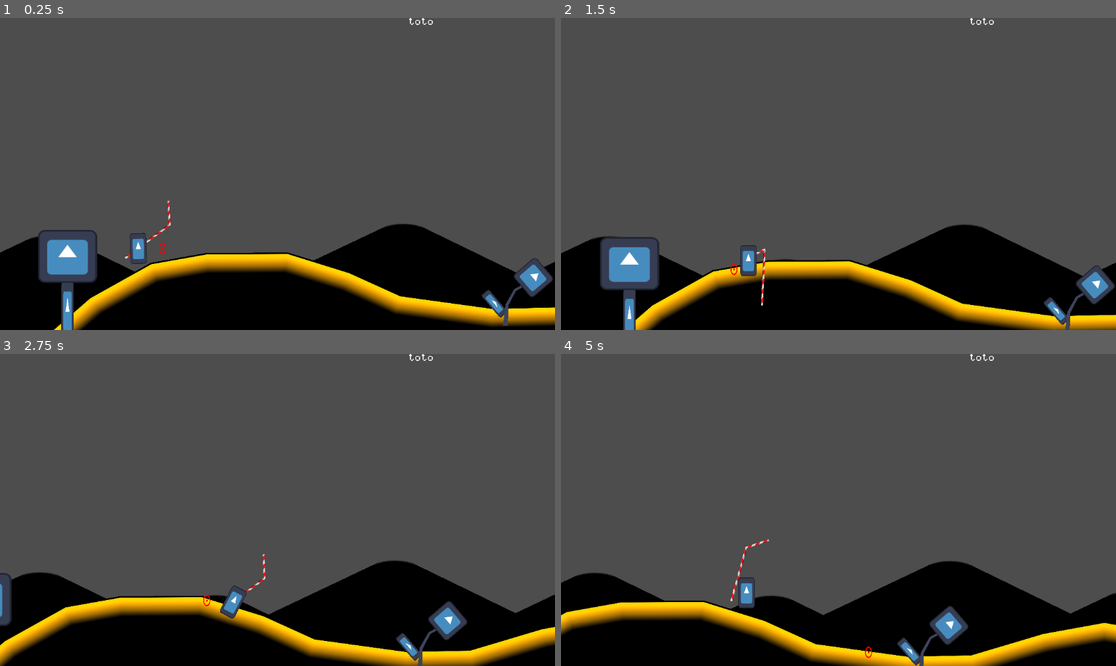
Above: before the commit, frames 1-4 (two rows, left to right).
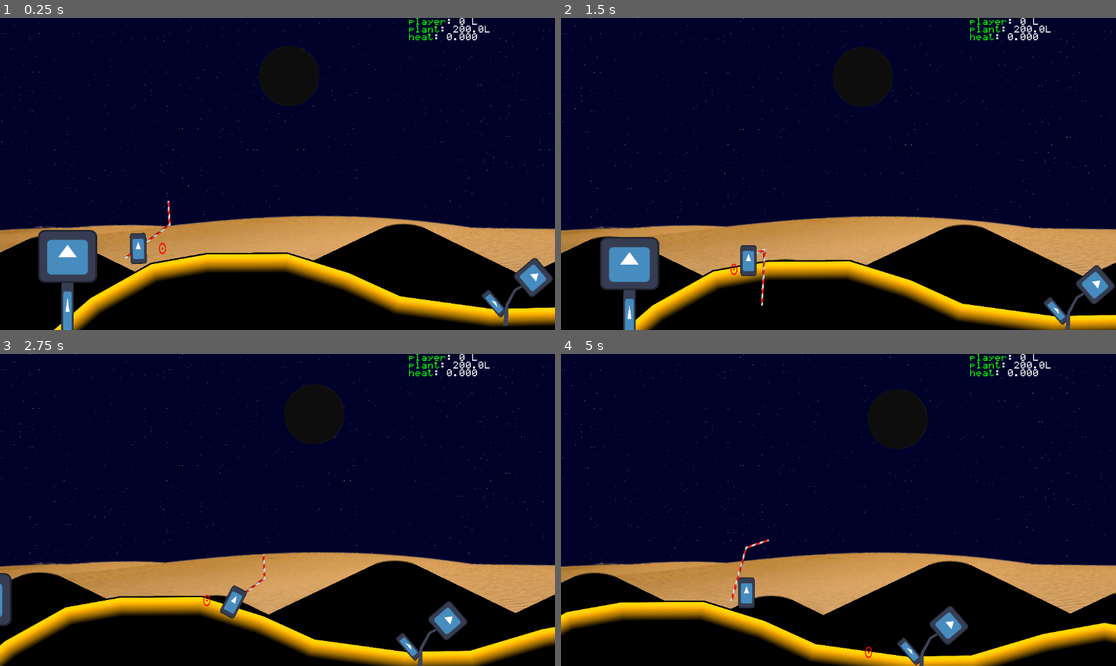
Above: after the commit, the same moments.

Repository: Eptwalabha/ld52
Game: Godot game, scene res://scene/game.tscn
Same seed, same stepped clock (60 frames per second), same inputs: the game is played once before the commit and once after it. The engine's default icon, where the game draws it, is replaced by a stand-in: a white triangle on a blue panel in a dark square.
Inputs:
- Up to frame 1 (0.25 s): no input
- Up to frame 2 (1.5 s): hold E (action) 0.53-1.28 s; hold Right (move_right) from 0.53 s (still down); tap Up (jump) at 0.77 s; tap Enter at 1.25 s; tap Space (attack) at 1.35 s
- Up to frame 3 (2.75 s): tap Up (jump) at 1.52 s; release Right (move_right) at 2.03 s; hold Left (move_left) from 2.03 s (still down); hold E (action) from 2.03 s (still down)
- Up to frame 4 (5 s): release Left (move_left) at 2.78 s; release E (action) at 2.78 s; hold Right (move_right) 2.78-4.28 s; tap Space (attack) at 2.85, 4.35 s; tap Up (jump) at 3.02, 3.77, 4.52 s; hold E (action) 3.53-4.28 s; hold Left (move_left) from 4.28 s (still down)

The runs differ from the first frame. In frame 1, 74% of the frame differs, in the area x 0-100%, y 0-82%; in frame 2, 75%; in frame 3, 75%; in frame 4, 76%, in the area x 0-100%, y 0-84%.
Error before the commit: Attempt to call function 'get_sun_intensity' in base 'null instance' on a null instance. (res://scene/game.gd:15)

Commit message:
moon shader

Diff:
--- a/scene/level/day_night.tscn
+++ b/scene/level/day_night.tscn
@@ -7,7 +7,6 @@
 [ext_resource type="Texture2D" uid="uid://db0gep3r0hry6" path="res://resource/shader/day_night_cycle.tres" id="3_jpmfv"]
 [ext_resource type="Texture2D" uid="uid://yau728jfirjf" path="res://resource/images/sun.png" id="5_b8ref"]
 [ext_resource type="Shader" path="res://resource/shader/moon.gdshader" id="6_0tj67"]
-[ext_resource type="Texture2D" uid="uid://bsrp5x3lqvmym" path="res://resource/images/uv-sphere.png" id="7_6634e"]
 [ext_resource type="Texture2D" uid="uid://c62ox3ev2e6xo" path="res://resource/images/desert-bg.png" id="7_ohvbw"]
 
 [sub_resource type="ShaderMaterial" id="ShaderMaterial_34ws5"]
@@ -28,7 +27,6 @@
 [sub_resource type="ShaderMaterial" id="ShaderMaterial_4w1yg"]
 shader = ExtResource("6_0tj67")
 shader_parameter/progression = 0.0
-shader_parameter/moon_normal_map = ExtResource("7_6634e")
 
 [node name="SunMoon" type="Node2D"]
 material = SubResource("ShaderMaterial_34ws5")
Not shown: 1 places in scene/level/day_night.tscn that only renumber resources
